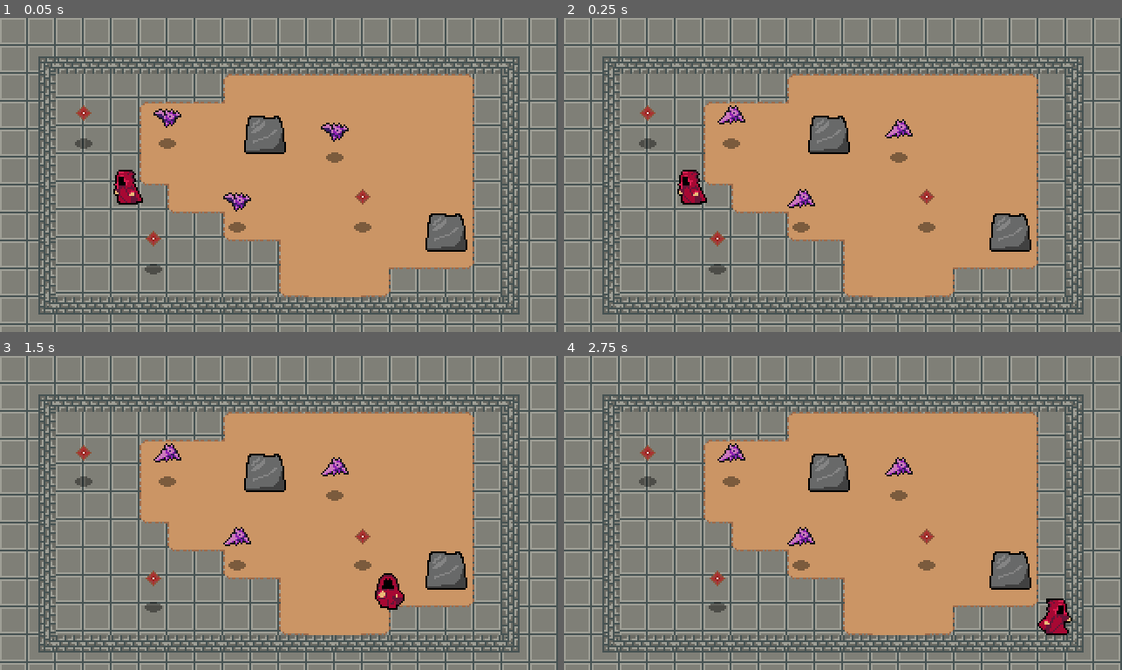
Above: before the commit, frames 1-4 (two rows, left to right).
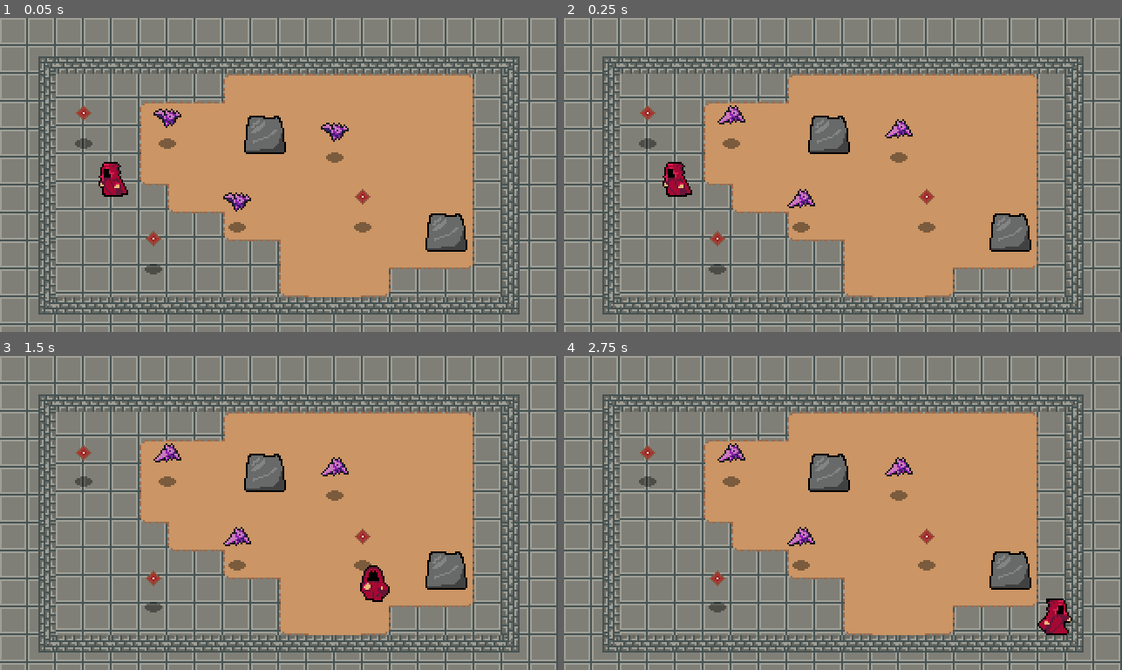
Above: after the commit, the same moments.

Repository: JosephLund/WizardRPG
Game: Godot game, scene res://World.tscn
Same seed, same stepped clock (60 frames per second), same inputs: the game is played once before the commit and once after it.
Inputs (mouse positions are in pixels of both pictures, inside the frame that each line leads up to):
- Up to frame 1 (0.05 s): no input
- Up to frame 2 (0.25 s): no input
- Up to frame 3 (1.5 s): move the mouse to (401, 497) at 0.52 s; hold Right (ui_right) 0.53-1.28 s; move the mouse to (167, 528) at 1.27 s; hold Down (ui_down) from 1.28 s (still down)
- Up to frame 4 (2.75 s): move the mouse to (898, 443) at 2.02 s; release Down (ui_down) at 2.03 s; hold Right (ui_right) from 2.03 s (still down)

The runs differ from the first frame. In frame 1, 0.7% of the frame differs, in the area x 17-26%, y 45-60%; in frame 2, 0.7%; in frame 3, 0.7%, in the area x 64-73%, y 66-81%; in frame 4, nothing differs.

Commit message:
Biggest Update by Far

Diff:
--- a/Player/Player.gd
+++ b/Player/Player.gd
@@ -76,7 +76,7 @@
 			animationState.travel("Attack")
 			state = ATTACK
 
-
+#Jimbo was here
 
 
 	velocity = move_and_slide(velocity)
--- a/World.tscn
+++ b/World.tscn
@@ -980,7 +980,7 @@
 [node name="YSort" type="YSort" parent="."]
 
 [node name="Player" parent="YSort" instance=ExtResource( 1 )]
-position = Vector2( 72, 104 )
+position = Vector2( 63.5051, 99.2806 )
 
 [node name="Rocks" type="YSort" parent="YSort"]
 
Binary file added: Capture.PNG
Not shown, added: Capture.PNG.import
